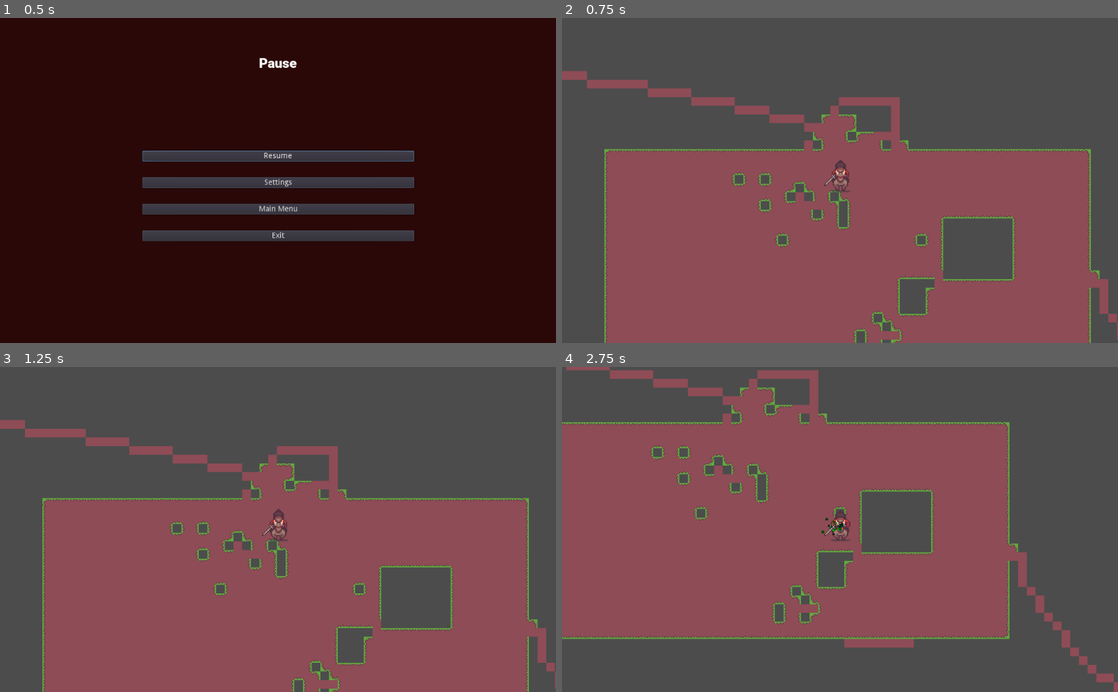
Above: before the commit, frames 1-4 (two rows, left to right).
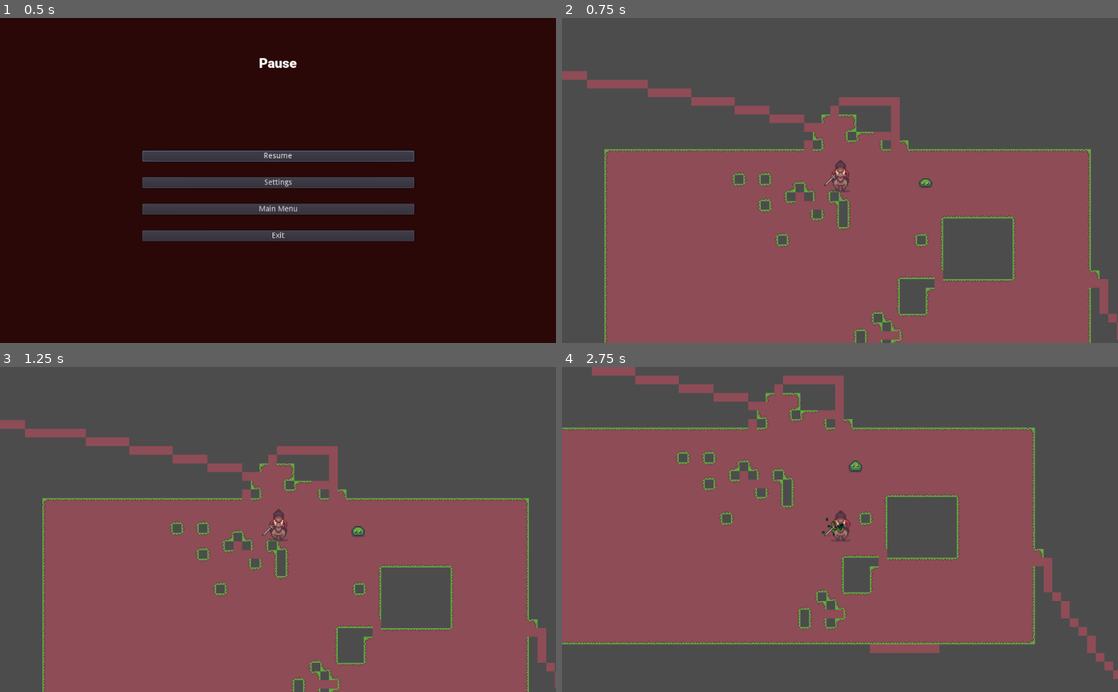
Above: after the commit, the same moments.

Repository: antwxne/CAU_Napoleon_Game
Game: Godot game, scene res://Pause.tscn
Two runs of this game, one before a commit and one after it. Both use one fixed random seed, a clock stepped at 60 frames per second and the inputs below. This scene is started directly instead of the project's main scene.
Inputs:
- Up to frame 1 (0.5 s): no input
- Up to frame 2 (0.75 s): click "Resume" at 0.5 s
- Up to frame 3 (1.25 s): no input
- Up to frame 4 (2.75 s): tap Enter at 1.25 s; hold Right (Right) 1.28-2.03 s; hold Down (Down) from 2.03 s (still down)

Frame 1 is identical in both runs. In frame 2, less than 0.1% of the frame differs, in the area x 64-67%, y 49-53%; in frame 3, less than 0.1%; in frame 4, 16%, in the area x 0-100%, y 0-100%.
Error before the commit: Invalid set index 'wait_time' (on base: 'null instance') with value of type 'int'. (res://Script/MainCharacter.gd:29)

Commit message:
Feat: slime

Diff:
--- a/Game/Main.tscn
+++ b/Game/Main.tscn
@@ -1,10 +1,11 @@
-[gd_scene load_steps=9 format=2]
+[gd_scene load_steps=10 format=2]
 
 [ext_resource path="res://Player.tscn" type="PackedScene" id=1]
 [ext_resource path="res://Script/Camera.gd" type="Script" id=2]
 [ext_resource path="res://Sprite/RPG tileset (full) v1.5.png" type="Texture" id=3]
 [ext_resource path="res://fpsDisplay.tscn" type="PackedScene" id=4]
 [ext_resource path="res://Script/Main.gd" type="Script" id=5]
+[ext_resource path="res://Slime.tscn" type="PackedScene" id=6]
 
 [sub_resource type="Gradient" id=2]
 interpolation_mode = 2
@@ -85,3 +86,6 @@
 [node name="Node" type="Node" parent="."]
 
 [node name="Control" parent="." instance=ExtResource( 4 )]
+
+[node name="Slime" parent="." instance=ExtResource( 6 )]
+position = Vector2( 486, 190 )
--- a/Game/Pause.tscn
+++ b/Game/Pause.tscn
@@ -85,8 +85,8 @@
 
 [connection signal="pressed" from="VBoxContainer/Play" to="." method="_on_Play_pressed"]
 [connection signal="pressed" from="VBoxContainer/Settings" to="." method="_on_Settings_pressed"]
+[connection signal="pressed" from="VBoxContainer/MainMenu" to="." method="_on_MainMenu_pressed"]
 [connection signal="pressed" from="VBoxContainer/MainMenu" to="." method="_on_Exit_pressed"]
-[connection signal="pressed" from="VBoxContainer/MainMenu" to="." method="_on_MainMenu_pressed"]
+[connection signal="pressed" from="VBoxContainer/Left" to="." method="_on_Left_pressed"]
+[connection signal="pressed" from="VBoxContainer/Left" to="." method="_on_Exit_pressed"]
 [connection signal="pressed" from="VBoxContainer/Left" to="." method="_on_Player_Stats_pressed"]
-[connection signal="pressed" from="VBoxContainer/Left" to="." method="_on_Exit_pressed"]
-[connection signal="pressed" from="VBoxContainer/Left" to="." method="_on_Left_pressed"]
--- a/Game/Player.tscn
+++ b/Game/Player.tscn
@@ -135,7 +135,7 @@
 "speed": 5.0
 } ]
 
-[node name="Player" type="KinematicBody2D"]
+[node name="Player" type="KinematicBody2D" groups=["player"]]
 script = ExtResource( 3 )
 
 [node name="CollisionShape2D" type="CollisionShape2D" parent="."]
--- a/Game/Script/MainCharacter.gd
+++ b/Game/Script/MainCharacter.gd
@@ -10,7 +10,7 @@
 
 var spear = preload("res://Spear.tscn");
 
-onready var spearTimer = get_node("%SpearTimer");
+onready var spearTimer = get_node("%Timer");
 onready var spearAttackTimer = get_node("%SpearAttackTimer");
 
 var spearAmmo = 0;
@@ -22,13 +22,13 @@
 
 func _ready():
 	GlobalSettings.connect("mouse_sens", self, "_on_mouse_sens");
-	attack();
+#	attack();
 
-func attack():
-	if spearLevel > 0:
-		spearTimer.wait_time = spearSpeed;
-		if spearTimer.is_stopped():
-			spearTimer.start();
+#func attack():
+#	if spearLevel > 0:
+#		spearTimer.wait_time = spearSpeed;
+#		if spearTimer.is_stopped():
+#			spearTimer.start();
 
 func get_input():
 	velocity = Vector2()
--- /dev/null
+++ b/Game/Script/Slime.gd
@@ -0,0 +1,55 @@
+extends KinematicBody2D
+
+export var movement_speed = 20.0
+export var hp = 10
+export var knockback_recovery = 3.5
+export var experience = 1
+var knockback = Vector2.ZERO
+
+onready var sprite = $AnimatedSprite
+onready var anim = $AnimatedSprite
+onready var snd_hit = $snd_hit
+onready var player = get_tree().get_nodes_in_group("player")[0]
+#onready var loot_base = get_tree().get_first_node_in_group("loot")
+
+#var death_anim = preload("res://Enemies/explosion.tscn")
+#var exp_gem = preload("res://Objects/experience_gem.tscn")
+
+signal remove_from_array(object)
+
+func _ready():
+	anim.play("walk")
+
+func _physics_process(_delta):
+	knockback = knockback.move_toward(Vector2.ZERO, knockback_recovery)
+	var direction = global_position.direction_to(player.global_position)
+	var velocity = direction*movement_speed
+	velocity += knockback
+	move_and_slide(velocity)
+
+	if direction.x > 0.1:
+		sprite.flip_h = true
+	elif direction.x < -0.1:
+		sprite.flip_h = false
+
+func death():
+	pass
+		#emit_signal("remove_from_array",self)
+		#var enemy_death = death_anim.instantiate()
+		#enemy_death.scale = sprite.scale
+		#enemy_death.global_position = global_position
+		#get_parent().call_deferred("add_child",enemy_death)
+		#var new_gem = exp_gem.instantiate()
+		#new_gem.global_position = global_position
+		#new_gem.experience = experience
+		#loot_base.call_deferred("add_child",new_gem)
+		#queue_free()
+
+func _on_hitbox_hurt(damage, angle, knockback_amount):
+	hp -= damage
+	knockback = angle * knockback_amount
+	if hp <=0:
+		death()
+
+	else:
+		snd_hit.play()
--- a/Game/Script/Spear.gd
+++ b/Game/Script/Spear.gd
@@ -57,10 +57,6 @@
 		emit_signal("remove_from_array",self);
 		queue_free();
 
-func _on_timer_timeout():
+func _on_Timer_timeout():
 	emit_signal("remove_from_array",self);
 	queue_free();
-
-
-func _on_Timer_timeout():
-	pass # Replace with function body.
--- /dev/null
+++ b/Game/Slime.tscn
@@ -0,0 +1,48 @@
+[gd_scene load_steps=9 format=2]
+
+[ext_resource path="res://Sprite/Slime_idle.png" type="Texture" id=1]
+[ext_resource path="res://Script/Slime.gd" type="Script" id=2]
+
+[sub_resource type="AtlasTexture" id=1]
+flags = 4
+atlas = ExtResource( 1 )
+region = Rect2( 0, 0, 32, 32 )
+
+[sub_resource type="AtlasTexture" id=2]
+flags = 4
+atlas = ExtResource( 1 )
+region = Rect2( 32, 0, 32, 32 )
+
+[sub_resource type="AtlasTexture" id=3]
+flags = 4
+atlas = ExtResource( 1 )
+region = Rect2( 64, 0, 32, 32 )
+
+[sub_resource type="AtlasTexture" id=4]
+flags = 4
+atlas = ExtResource( 1 )
+region = Rect2( 96, 0, 32, 32 )
+
+[sub_resource type="SpriteFrames" id=5]
+animations = [ {
+"frames": [ SubResource( 1 ), SubResource( 2 ), SubResource( 3 ), SubResource( 4 ) ],
+"loop": true,
+"name": "walk",
+"speed": 5.0
+} ]
+
+[sub_resource type="CircleShape2D" id=6]
+radius = 7.28011
+
+[node name="Slime" type="KinematicBody2D"]
+script = ExtResource( 2 )
+
+[node name="AnimatedSprite" type="AnimatedSprite" parent="."]
+frames = SubResource( 5 )
+animation = "walk"
+frame = 1
+playing = true
+
+[node name="CollisionShape2D" type="CollisionShape2D" parent="."]
+position = Vector2( 0, 3 )
+shape = SubResource( 6 )
--- a/Game/Spear.tscn
+++ b/Game/Spear.tscn
@@ -24,3 +24,5 @@
 [node name="Timer" type="Timer" parent="Spear"]
 
 [node name="AudioStreamPlayer2D" type="AudioStreamPlayer2D" parent="Spear"]
+
+[connection signal="timeout" from="Spear/Timer" to="Spear" method="_on_Timer_timeout"]
